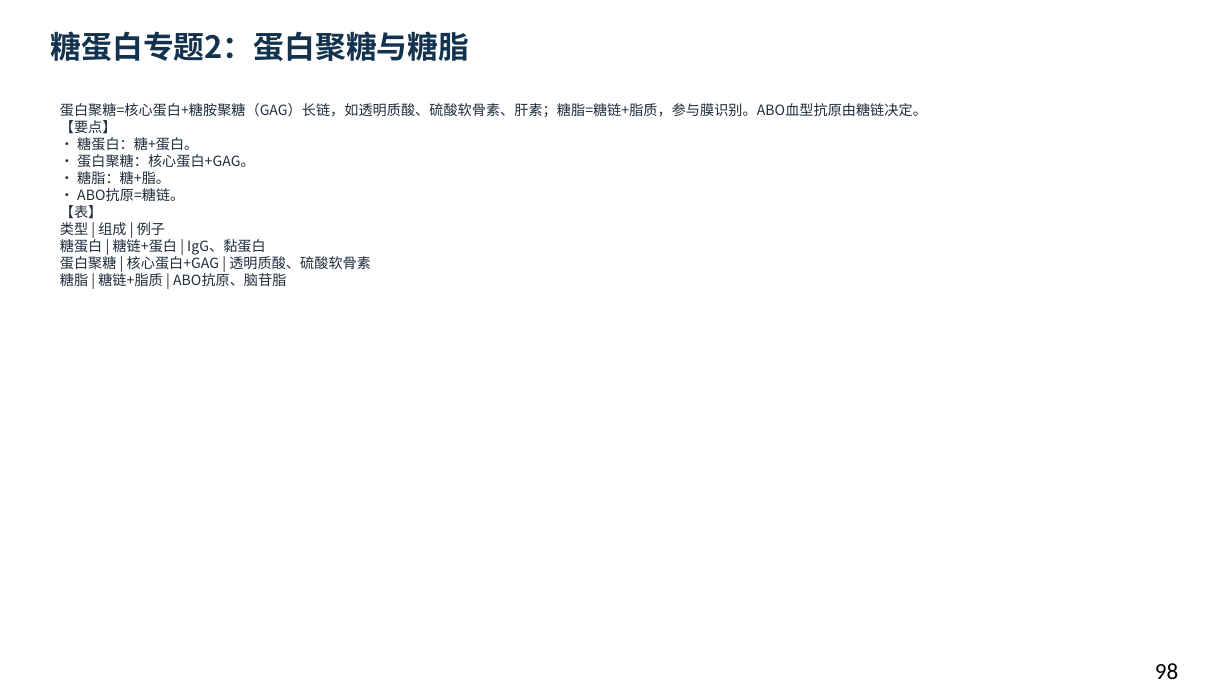
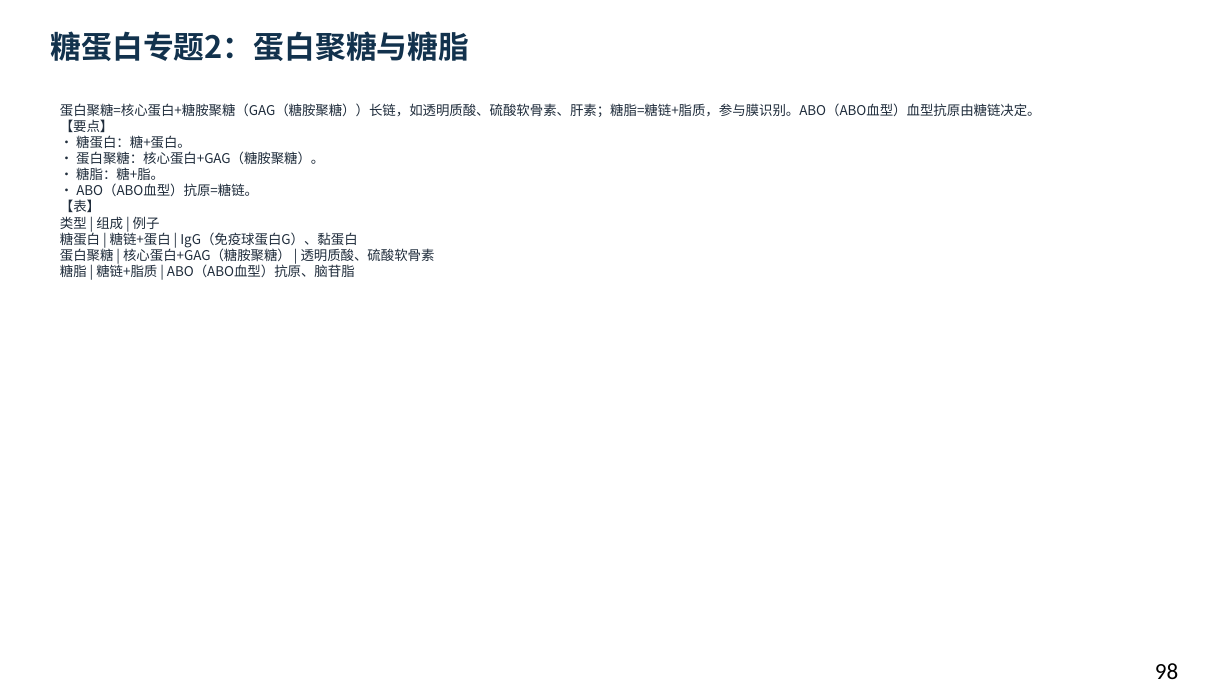
Before and after one commit to newkan-li/Biochemistry, a slide deck: slide 98 of downloads/bc09-ai-style.pptx. Drawn at 1232x693 pixels with LibreOffice and Linux fonts; fonts in the diff are those of the drawing. Boxes give left, top, right and bottom in pixels: in the first picture for what was removed or moved away, otherwise in the second. Text is boxed around its words. In the diff, an @@ line names an element or a change of style, - is before the commit and + after.

```diff
--- a/downloads/bc09-ai-style.pptx
+++ b/downloads/bc09-ai-style.pptx
@@ text at bbox=[60, 103, 1041, 277]: text changed; size 11 to 10.5 pt @@
-蛋白聚糖=核心蛋白+糖胺聚糖（GAG）长链，如透明质酸、硫酸软骨素、肝素；糖脂=糖链+脂质，参与膜识别。ABO血型抗原由糖链决定。
-【要点】
-• 糖蛋白：糖+蛋白。
-• 蛋白聚糖：核心蛋白+GAG。
-• 糖脂：糖+脂。
-• ABO抗原=糖链。
-【表】
-类型 | 组成 | 例子
-糖蛋白 | 糖链+蛋白 | IgG、黏蛋白
-蛋白聚糖 | 核心蛋白+GAG | 透明质酸、硫酸软骨素
-糖脂 | 糖链+脂质 | ABO抗原、脑苷脂
+蛋白聚糖=核心蛋白+糖胺聚糖（GAG（糖胺聚糖））长链，如透明质酸、硫酸软骨素、肝素；糖脂=糖链+脂质，参与膜识别。ABO（ABO血型）血型抗原由糖链决定。
+【要点】
+• 糖蛋白：糖+蛋白。
+• 蛋白聚糖：核心蛋白+GAG（糖胺聚糖）。
+• 糖脂：糖+脂。
+• ABO（ABO血型）抗原=糖链。
+【表】
+类型 | 组成 | 例子
+糖蛋白 | 糖链+蛋白 | IgG（免疫球蛋白G）、黏蛋白
+蛋白聚糖 | 核心蛋白+GAG（糖胺聚糖） | 透明质酸、硫酸软骨素
+糖脂 | 糖链+脂质 | ABO（ABO血型）抗原、脑苷脂
```
Also in this commit, not shown: 104 other slides changed, 3 other files.
